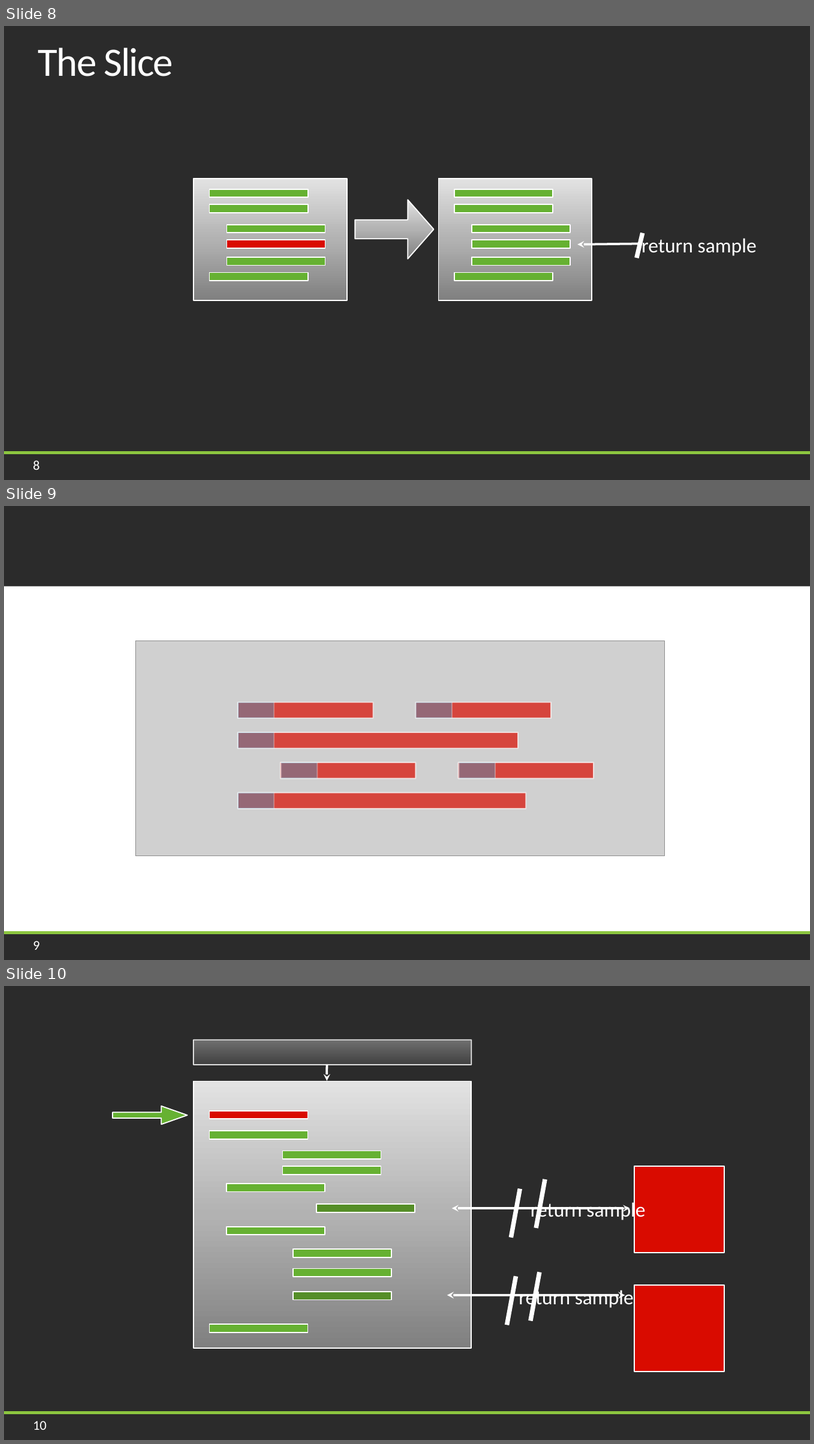
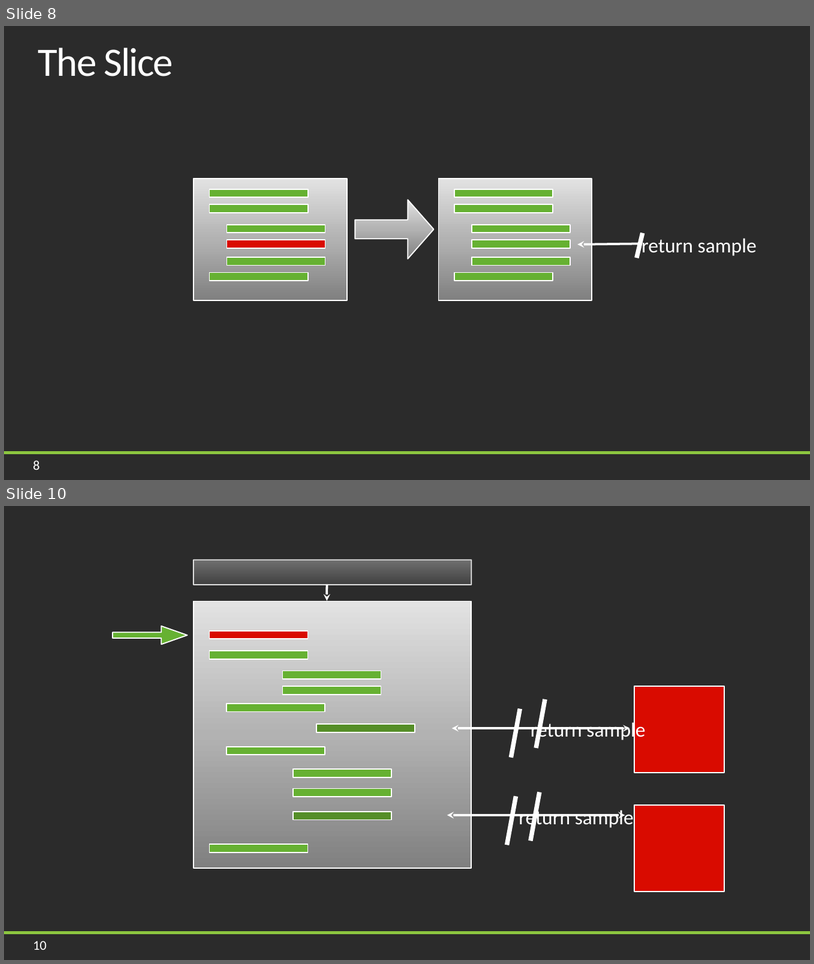
Before and after one commit to jason-kerney/PeelAndSlice, a slide deck: Documents/Slides.pptx. Shown one above the other, each under a label of ours: slides 8, 9 and 10 before the commit, slides 8 and 10 after it; the slides between them are not shown. The pictures are 814x1444 and 814x964 pixels, drawn with LibreOffice and Linux fonts; fonts in the diff are those of the drawing; grey boxes stand for pictures; background and template pictures are left out; a plain dark background stands for a picture behind light text. Boxes give left, top, right and bottom in pixels: in the first picture for what was removed or moved away, otherwise in the second. Text is boxed around its words. In the diff, an @@ line names an element or a change of style, - is before the commit and + after.

```diff
--- a/Documents/Slides.pptx
+++ b/Documents/Slides.pptx
@@ slide 9 removed at (4, 506, 810, 960), background picture (left out); not listed: 2 template elements that a slide beside it also shows @@
@@ rectangle removed at (4, 586, 810, 932) @@
@@ picture removed at (135, 640, 665, 856) @@
@@ rectangle removed at (238, 702, 374, 718) @@
@@ rectangle removed at (238, 702, 274, 718) @@
@@ rectangle removed at (416, 702, 552, 718) @@
@@ rectangle removed at (416, 702, 452, 718) @@
@@ rectangle removed at (238, 733, 518, 749) @@
@@ rectangle removed at (238, 733, 274, 749) @@
@@ rectangle removed at (281, 762, 416, 778) @@
@@ rectangle removed at (281, 762, 318, 778) @@
@@ rectangle removed at (459, 762, 594, 778) @@
@@ rectangle removed at (459, 762, 496, 778) @@
@@ rectangle removed at (238, 792, 526, 808) @@
@@ rectangle removed at (238, 792, 274, 808) @@
```
Also in this commit, not shown: 3 slides added, 2 other slides removed.
